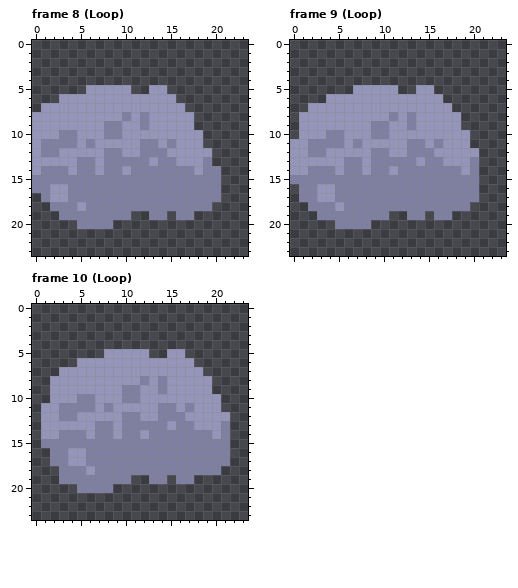
One commit to this pixel-art file: rughai/sprites/rughai/prop/plants/bush/bush_0_ilde_0.ase. Above, as it was before the edit.
24x24 pixels, 10 frames. Shown: frame 8 (Loop), frame 9 (Loop), frame 10 (Loop). The commit also changed other frames, which this record leaves out.
Now the later version:
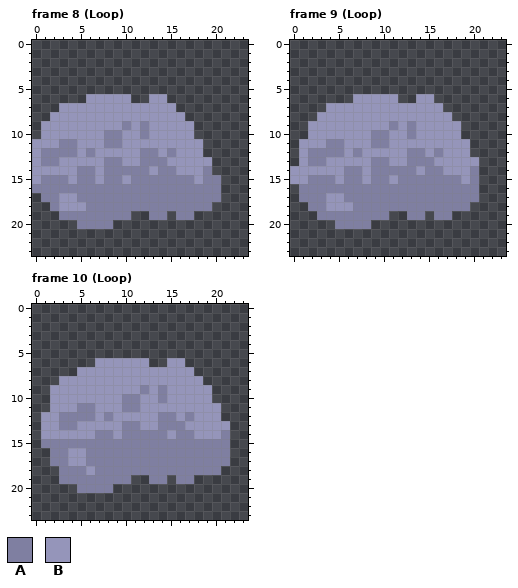
Palette (. is transparent): A #7f7fa1  B #9595ba
From old to new:
Frame 8 (Loop), layer "Layer 1":
Colour B becomes colour A in row 9 at x 10; in row 10 at x 12; in row 11 at x 8 to 9; in row 12 at x 3 to 4, 6 and 15; in row 13 at x 1 to 2 and 13; in row 14 at x 10.
Colour B becomes colour A in row 16 at x 2 to 3; in row 17 at x 2.
Colour A becomes colour B in row 8 at x 10 and 12; in row 9 at x 8 to 9; in row 10 at x 3 to 4; in row 11 at x 1 to 2, 6, 12 to 13 and 15; in row 12 at x 8 to 9 and 14; in row 13 at x 5 to 6, 10 to 11, 15 and 19.
Colour A becomes colour B in row 14 at x 1 to 3, 13 and 16 to 17; in row 15 at x 0, 4, 7, 10 and 18; in row 17 at x 4; in row 18 at x 3 to 4.
The edit erases colour A in row 14 at x 20.
The edit erases colour B in row 5 at x 6 to 10 and 13 to 14; in row 6 at x 3 to 5, 11 to 12 and 15; in row 7 at x 1 to 2 and 16; in row 8 at x 0 to 1 and 17; in row 9 at x 0; in row 10 at x 0 and 18.
The edit erases colour B in row 12 at x 19.
Frame 9 (Loop), layer "Layer 1":
Colour B becomes colour A in row 9 at x 11; in row 10 at x 13; in row 11 at x 9 to 10; in row 12 at x 4 to 5, 7 and 16; in row 13 at x 2 to 3 and 14; in row 14 at x 11.
Colour B becomes colour A in row 16 at x 3 to 4; in row 17 at x 3.
Colour A becomes colour B in row 8 at x 11 and 13; in row 9 at x 9 to 10; in row 10 at x 4 to 5; in row 11 at x 2 to 3, 7, 13 to 14 and 16; in row 12 at x 9 to 10 and 15; in row 13 at x 6 to 7, 11 to 12, 16 and 20.
Colour A becomes colour B in row 14 at x 2 to 4, 14 and 17 to 18; in row 15 at x 0 to 1, 5, 8, 11 and 19; in row 17 at x 5; in row 18 at x 4 and 6.
The edit erases colour B in row 5 at x 7 to 11 and 14 to 15; in row 6 at x 4 to 6, 12 to 13 and 16; in row 7 at x 2 to 3 and 17; in row 8 at x 1 to 2 and 18; in row 9 at x 1; in row 10 at x 1 and 19.
The edit erases colour B in row 11 at x 0; in row 12 at x 0 and 20; in row 13 at x 0.
Frame 10 (Loop), layer "Layer 1":
Colour B becomes colour A in row 9 at x 12; in row 10 at x 14; in row 11 at x 10 to 11; in row 12 at x 5 to 6, 8 and 17; in row 13 at x 3 to 4 and 15; in row 14 at x 12.
Colour A becomes colour B in row 8 at x 12 and 14; in row 9 at x 10 to 11; in row 10 at x 5 to 6; in row 11 at x 3 to 4, 8, 14 to 15 and 17; in row 12 at x 10 to 11 and 16; in row 13 at x 7 to 8, 12 to 13, 17 and 21.
Colour A becomes colour B in row 14 at x 3 to 5, 15 and 18 to 19.
The edit erases colour B in row 5 at x 8 to 12 and 15 to 16; in row 6 at x 5 to 6, 13 to 14 and 17; in row 7 at x 3 to 4 and 18; in row 8 at x 2 and 19; in row 10 at x 20; in row 11 at x 1.
The edit erases colour B in row 12 at x 21.
Changed places in both pictures, as pixel boxes (x1, y1, x2, y2):
changed: (32, 85, 221, 211)
changed: (290, 85, 479, 211)
changed: (41, 349, 230, 439)
